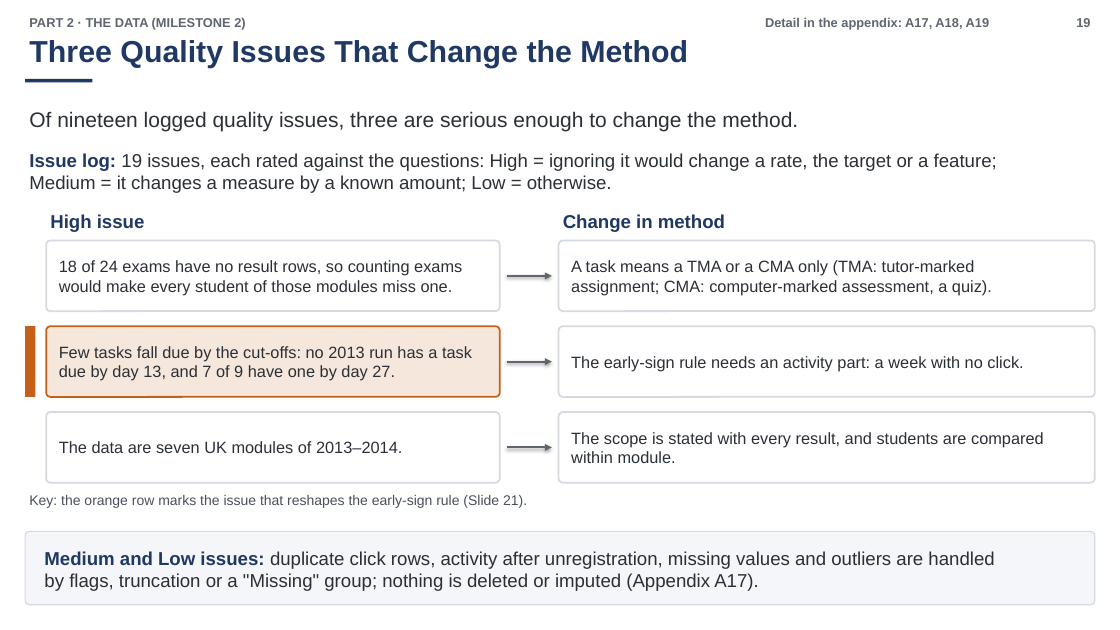
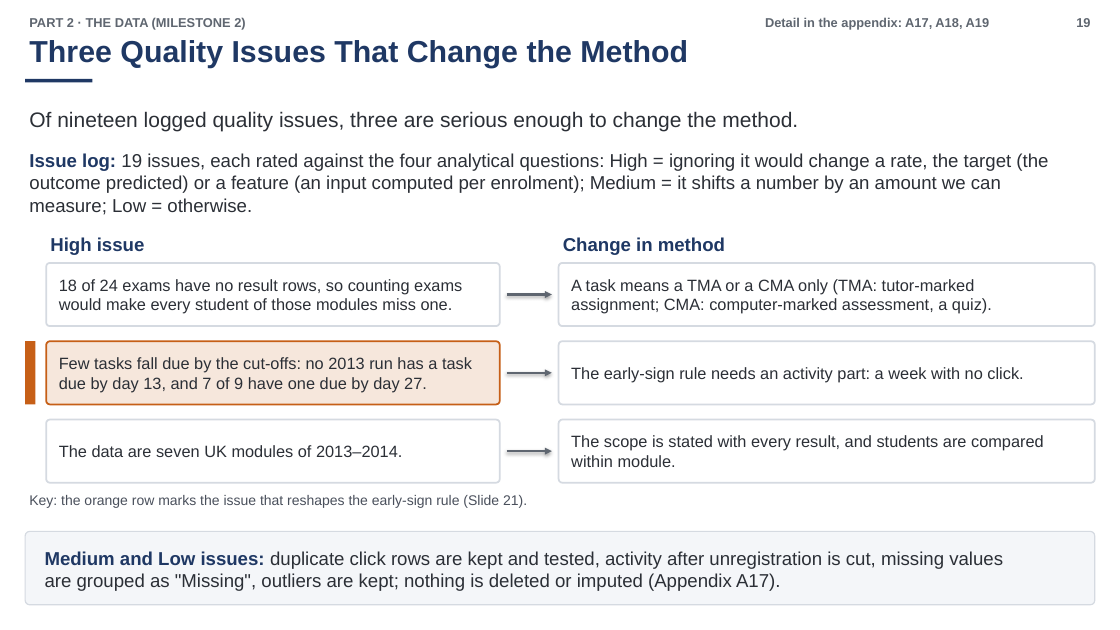
Before and after one commit to zgid123/the-science-of-data-analyst-course, a slide deck: slide 19 of reports/milestone-5/build/N04_Milestone5_Slides-Split_EN.pptx. Drawn at 1120x630 pixels with LibreOffice and Linux fonts; fonts in the diff are those of the drawing. Boxes give left, top, right and bottom in pixels: in the first picture for what was removed or moved away, otherwise in the second. Text is boxed around its words. In the diff, an @@ line names an element or a change of style, - is before the commit and + after.

```diff
--- a/reports/milestone-5/build/N04_Milestone5_Slides-Split_EN.pptx
+++ b/reports/milestone-5/build/N04_Milestone5_Slides-Split_EN.pptx
@@ text at <box>29,153,1048,215</box>: text changed @@
-Issue log: 19 issues, each rated against the questions: High = ignoring it would change a rate, the target or a feature; Medium = it changes a measure by a known amount; Low = otherwise.
+Issue log: 19 issues, each rated against the four analytical questions: High = ignoring it would change a rate, the target (the outcome predicted) or a feature (an input computed per enrolment); Medium = it shifts a number by an amount we can measure; Low = otherwise.
@@ text "High issue": place and size @@
-text "High issue" at <box>50,214,145,232</box>
+text "High issue" at <box>50,237,145,255</box>
@@ text "Change in method": place and size @@
-text "Change in method" at <box>563,214,725,232</box>
+text "Change in method" at <box>563,237,725,255</box>
@@ rounded rectangle: place and size @@
-rounded rectangle at <box>46,240,500,311</box>
+rounded rectangle at <box>46,263,500,326</box>
@@ rounded rectangle: place and size @@
-rounded rectangle at <box>559,240,1095,311</box>
+rounded rectangle at <box>559,263,1095,326</box>
@@ 2 texts, 1 arrow: place and size @@
-2 texts, 1 arrow at <box>59,260,992,295</box>
+2 texts, 1 arrow at <box>59,279,992,314</box>
@@ rectangle: place and size @@
-rectangle at <box>25,326,35,397</box>
+rectangle at <box>25,341,35,404</box>
@@ rounded rectangle: place and size @@
-rounded rectangle at <box>46,326,500,397</box>
+rounded rectangle at <box>46,341,500,404</box>
@@ text at <box>59,357,472,392</box>: text changed @@
-Few tasks fall due by the cut-offs: no 2013 run has a task due by day 13, and 7 of 9 have one by day 27.
+Few tasks fall due by the cut-offs: no 2013 run has a task due by day 13, and 7 of 9 have one due by day 27.
@@ rounded rectangle: place and size @@
-rounded rectangle at <box>559,326,1095,397</box>
+rounded rectangle at <box>559,341,1095,404</box>
@@ arrow moved from (507, 361) - (552, 361) to (507, 373) - (552, 373) @@
@@ text "The early-sign rule needs an ...": place and size @@
-text "The early-sign rule needs an ..." at <box>571,356,1023,371</box>
+text "The early-sign rule needs an ..." at <box>571,367,1023,383</box>
@@ rounded rectangle: place and size @@
-rounded rectangle at <box>46,413,500,483</box>
+rounded rectangle at <box>46,419,500,482</box>
@@ rounded rectangle: place and size @@
-rounded rectangle at <box>559,413,1095,483</box>
+rounded rectangle at <box>559,419,1095,482</box>
@@ 2 texts, 1 arrow: place and size @@
-2 texts, 1 arrow at <box>59,432,1044,463</box>
+2 texts, 1 arrow at <box>59,435,1044,467</box>
@@ text at <box>45,551,1003,591</box>: text changed @@
-Medium and Low issues: duplicate click rows, activity after unregistration, missing values and outliers are handled by flags, truncation or a "Missing" group; nothing is deleted or imputed (Appendix A17).
+Medium and Low issues: duplicate click rows are kept and tested, activity after unregistration is cut, missing values are grouped as "Missing", outliers are kept; nothing is deleted or imputed (Appendix A17).
```
Also in this commit, not shown: 33 other slides changed, 3 slides added, 3 slides removed, 55 other files.
